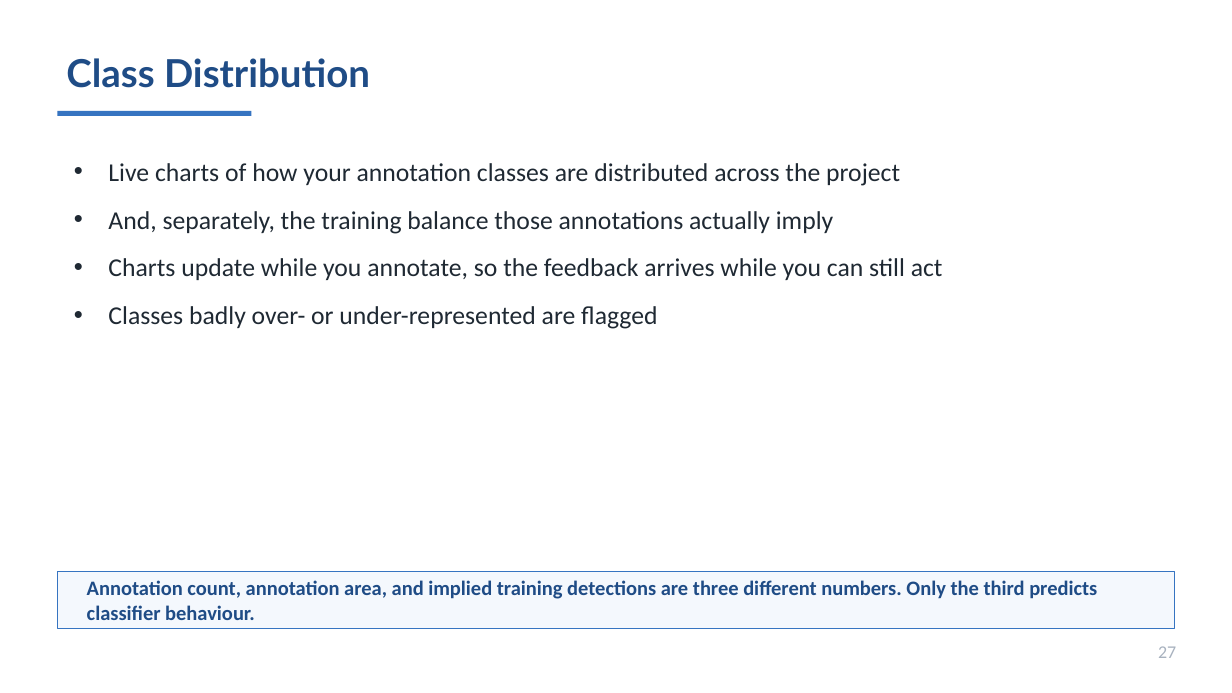
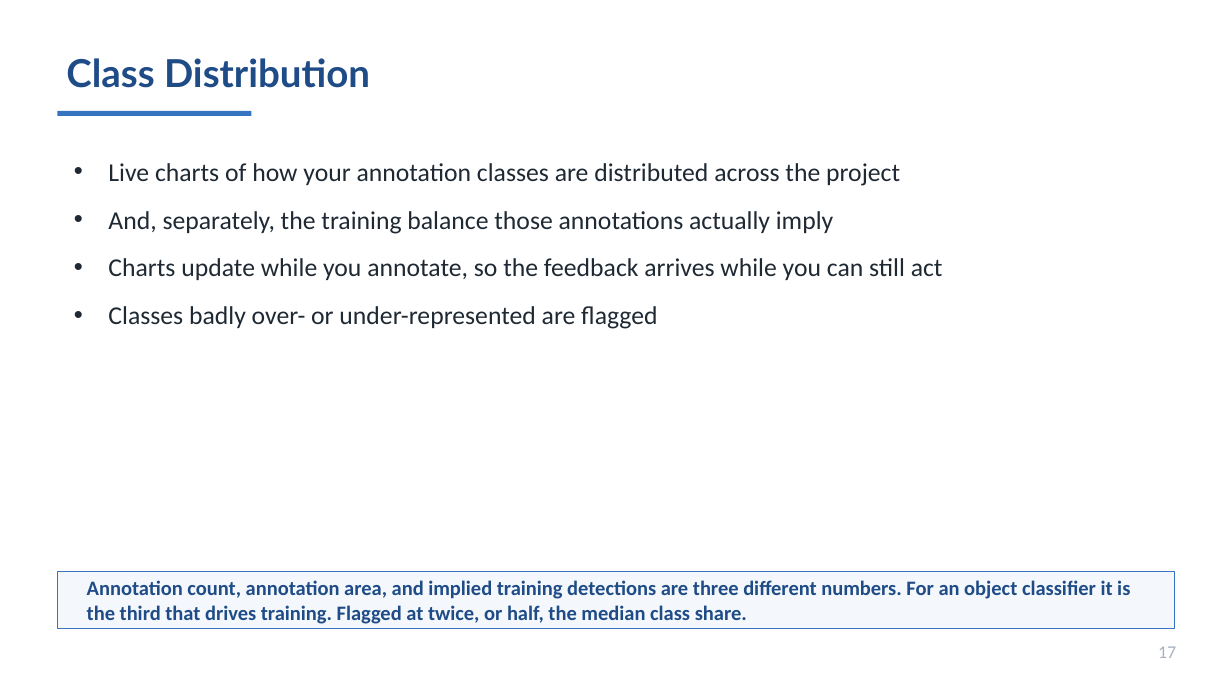
Before and after one commit to MichaelSNelson/BINA-I2K-2026-QuPath-Extensions, a slide deck: slide 17 of I2K_2026_QuPath_Extensions.pptx (slide 27 before the commit). Drawn at 1232x693 pixels with LibreOffice and Linux fonts; fonts in the diff are those of the drawing. Boxes give left, top, right and bottom in pixels: in the first picture for what was removed or moved away, otherwise in the second. Text is boxed around its words. In the diff, an @@ line names an element or a change of style, - is before the commit and + after.

```diff
--- a/I2K_2026_QuPath_Extensions.pptx
+++ b/I2K_2026_QuPath_Extensions.pptx
@@ text at bbox=[87, 580, 1130, 624]: text changed @@
-Annotation count, annotation area, and implied training detections are three different numbers. Only the third predicts classifier behaviour.
+Annotation count, annotation area, and implied training detections are three different numbers. For an object classifier it is the third that drives training. Flagged at twice, or half, the median class share.
@@ text at bbox=[1158, 646, 1176, 658]: text changed @@
-27
+17
```
Also in this commit, not shown: 41 other slides changed, 1 slide added, 11 slides removed, 4 other files.
